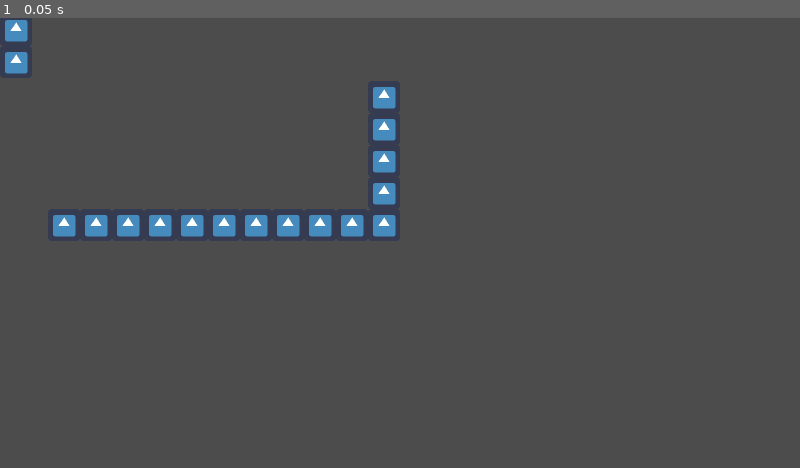
Above: before the commit, frame 1.
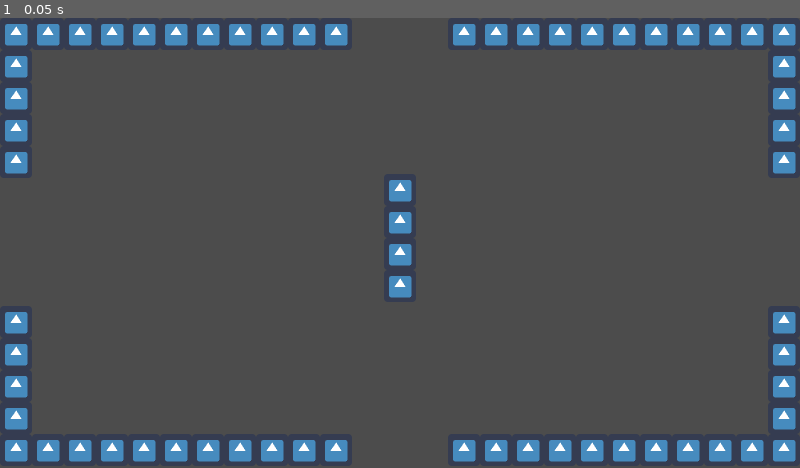
Above: after the commit, the same moment.

Repository: guillermo-st/roguelike-tdl
Game: Godot game, scene res://scenes/levels/1/level1.tscn
Two runs of this game, one before a commit and one after it. Both use one fixed random seed, a clock stepped at 60 frames per second and the inputs below. The project has no main scene, so this scene is started directly. The engine's default icon, where the game draws it, is replaced by a stand-in: a white triangle on a blue panel in a dark square.
Inputs:
- Up to frame 1 (0.05 s): no input

The runs differ from the first frame. In frame 1, 11% of the frame differs, in the area x 0-100%, y 0-99%.

Commit message:
adjust the level scenes accordingly

Diff:
--- a/scenes/levels/1/level1.tscn
+++ b/scenes/levels/1/level1.tscn
@@ -1,20 +1,22 @@
-[gd_scene load_steps=3 format=2]
+[gd_scene load_steps=4 format=2]
 
 [ext_resource path="res://scenes/ambient/Wall.tscn" type="PackedScene" id=1]
 [ext_resource path="res://scenes/levels/base/baseLevel.tscn" type="PackedScene" id=2]
+[ext_resource path="res://scenes/levels/base/customLevel.gd" type="Script" id=3]
 
 [node name="level" type="Node2D"]
+script = ExtResource( 3 )
 
 [node name="baseLevel" parent="." instance=ExtResource( 2 )]
 
 [node name="Wall4" parent="." instance=ExtResource( 1 )]
-position = Vector2( 32, -104 )
+position = Vector2( 800, 344 )
 
 [node name="Wall5" parent="." instance=ExtResource( 1 )]
-position = Vector2( 32, -40 )
+position = Vector2( 800, 408 )
 
 [node name="Wall6" parent="." instance=ExtResource( 1 )]
-position = Vector2( 32, 24 )
+position = Vector2( 800, 472 )
 
 [node name="Wall7" parent="." instance=ExtResource( 1 )]
-position = Vector2( 32, 88 )
+position = Vector2( 800, 536 )
--- a/scenes/levels/1/level2.tscn
+++ b/scenes/levels/1/level2.tscn
@@ -1,32 +1,34 @@
-[gd_scene load_steps=3 format=2]
+[gd_scene load_steps=4 format=2]
 
 [ext_resource path="res://scenes/ambient/Wall.tscn" type="PackedScene" id=1]
 [ext_resource path="res://scenes/levels/base/baseLevel.tscn" type="PackedScene" id=2]
+[ext_resource path="res://scenes/levels/base/customLevel.gd" type="Script" id=3]
 
 [node name="level" type="Node2D"]
+script = ExtResource( 3 )
 
 [node name="baseLevel" parent="." instance=ExtResource( 2 )]
 
 [node name="Wall4" parent="." instance=ExtResource( 1 )]
-position = Vector2( -48, -32 )
+position = Vector2( 736, 352 )
 
 [node name="Wall5" parent="." instance=ExtResource( 1 )]
-position = Vector2( -48, 32 )
+position = Vector2( 736, 416 )
 
 [node name="Wall6" parent="." instance=ExtResource( 1 )]
-position = Vector2( -48, 96 )
+position = Vector2( 736, 480 )
 
 [node name="Wall7" parent="." instance=ExtResource( 1 )]
-position = Vector2( -48, 160 )
+position = Vector2( 736, 544 )
 
 [node name="Wall8" parent="." instance=ExtResource( 1 )]
-position = Vector2( 80, -32 )
+position = Vector2( 864, 352 )
 
 [node name="Wall9" parent="." instance=ExtResource( 1 )]
-position = Vector2( 80, 32 )
+position = Vector2( 864, 416 )
 
 [node name="Wall10" parent="." instance=ExtResource( 1 )]
-position = Vector2( 80, 96 )
+position = Vector2( 864, 480 )
 
 [node name="Wall11" parent="." instance=ExtResource( 1 )]
-position = Vector2( 80, 160 )
+position = Vector2( 864, 544 )
--- a/scenes/levels/1/level3.tscn
+++ b/scenes/levels/1/level3.tscn
@@ -1,44 +1,46 @@
-[gd_scene load_steps=3 format=2]
+[gd_scene load_steps=4 format=2]
 
 [ext_resource path="res://scenes/ambient/Wall.tscn" type="PackedScene" id=1]
 [ext_resource path="res://scenes/levels/base/baseLevel.tscn" type="PackedScene" id=2]
+[ext_resource path="res://scenes/levels/base/customLevel.gd" type="Script" id=3]
 
 [node name="level" type="Node2D"]
+script = ExtResource( 3 )
 
 [node name="baseLevel" parent="." instance=ExtResource( 2 )]
 
 [node name="Wall4" parent="." instance=ExtResource( 1 )]
-position = Vector2( 32, -104 )
+position = Vector2( 800, 352 )
 
 [node name="Wall5" parent="." instance=ExtResource( 1 )]
-position = Vector2( 32, -40 )
+position = Vector2( 800, 416 )
 
 [node name="Wall6" parent="." instance=ExtResource( 1 )]
-position = Vector2( 32, 24 )
+position = Vector2( 800, 480 )
 
 [node name="Wall7" parent="." instance=ExtResource( 1 )]
-position = Vector2( 32, 88 )
+position = Vector2( 800, 544 )
 
 [node name="Wall8" parent="." instance=ExtResource( 1 )]
-position = Vector2( 160, -104 )
+position = Vector2( 928, 352 )
 
 [node name="Wall9" parent="." instance=ExtResource( 1 )]
-position = Vector2( 160, -40 )
+position = Vector2( 928, 416 )
 
 [node name="Wall10" parent="." instance=ExtResource( 1 )]
-position = Vector2( 160, 24 )
+position = Vector2( 928, 480 )
 
 [node name="Wall11" parent="." instance=ExtResource( 1 )]
-position = Vector2( 160, 88 )
+position = Vector2( 928, 544 )
 
 [node name="Wall12" parent="." instance=ExtResource( 1 )]
-position = Vector2( -96, -104 )
+position = Vector2( 672, 352 )
 
 [node name="Wall13" parent="." instance=ExtResource( 1 )]
-position = Vector2( -96, -40 )
+position = Vector2( 672, 416 )
 
 [node name="Wall14" parent="." instance=ExtResource( 1 )]
-position = Vector2( -96, 24 )
+position = Vector2( 672, 480 )
 
 [node name="Wall15" parent="." instance=ExtResource( 1 )]
-position = Vector2( -96, 88 )
+position = Vector2( 672, 544 )
--- a/scenes/levels/base/baseLevel.tscn
+++ b/scenes/levels/base/baseLevel.tscn
@@ -4,7 +4,6 @@
 [ext_resource path="res://scenes/levels/base/baseLevel.gd" type="Script" id=2]
 
 [node name="baseLevel" type="Node2D"]
-position = Vector2( -800, -450 )
 script = ExtResource( 2 )
 
 [node name="walls" type="Node2D" parent="."]
